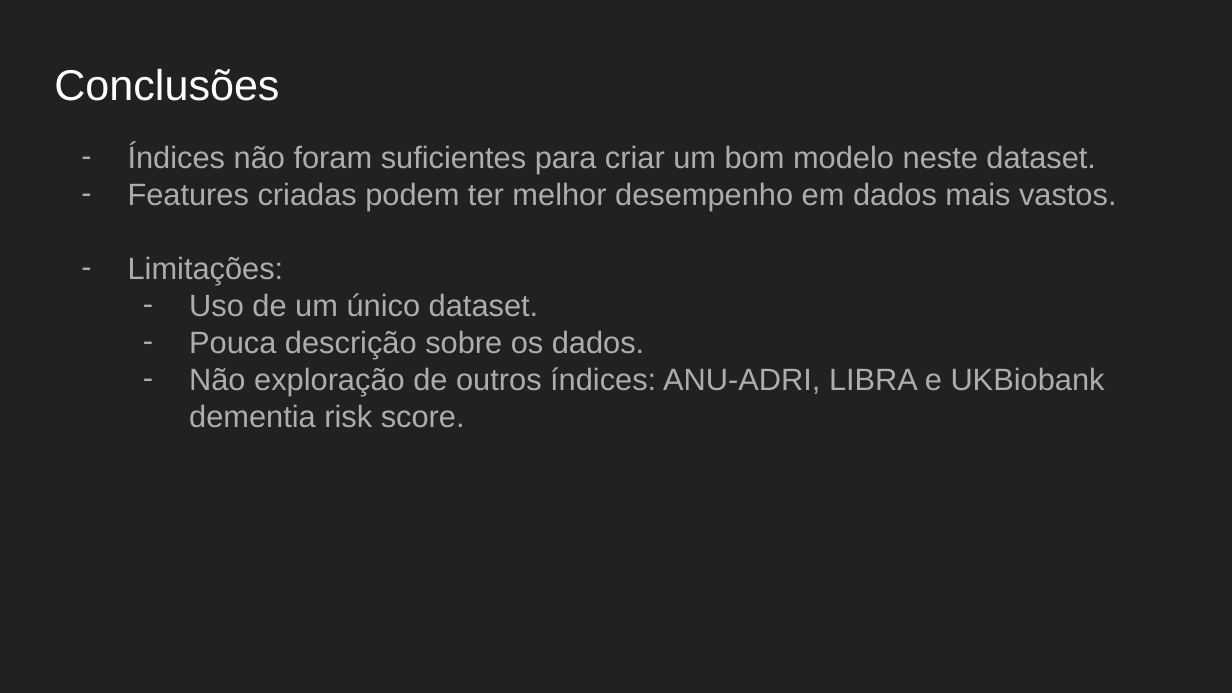
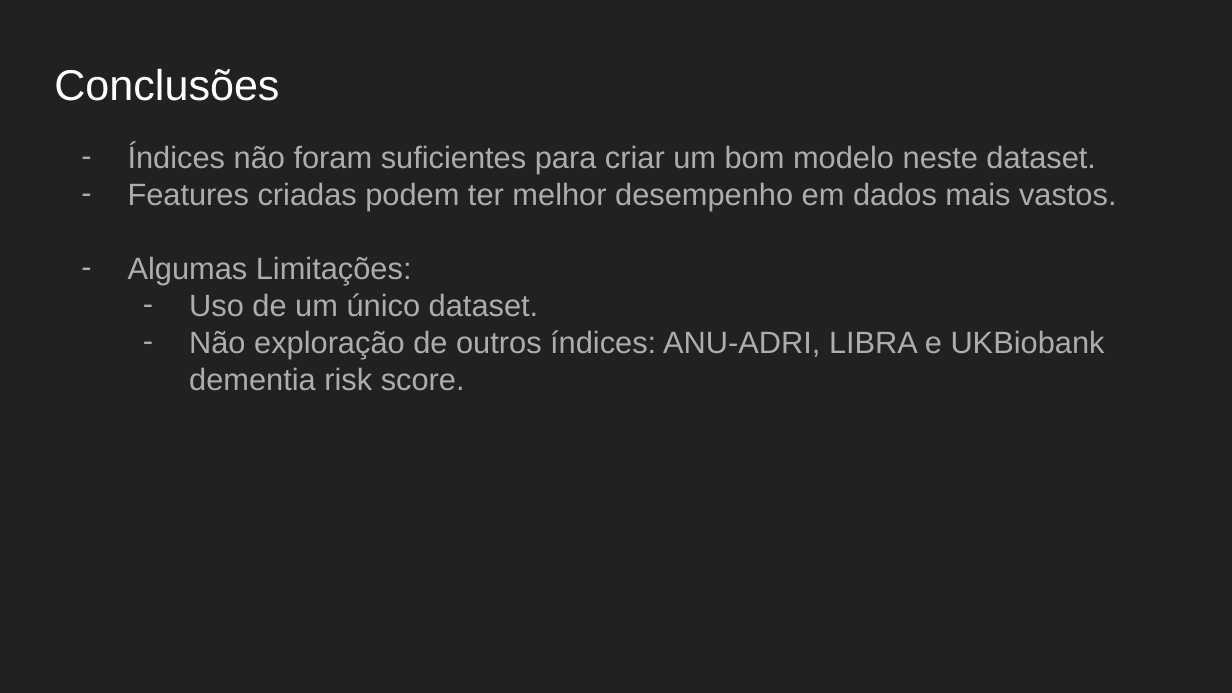
Before and after one commit to Dpbm/mestrado-aulas, a slide deck: slide 9 of mineracao-de-dados/trabalho/apresentacao/Projeto Mineração de Dados.pptx. Drawn at 1232x693 pixels with LibreOffice and Linux fonts; fonts in the diff are those of the drawing. Boxes give left, top, right and bottom in pixels: in the first picture for what was removed or moved away, otherwise in the second. Text is boxed around its words. In the diff, an @@ line names an element or a change of style, - is before the commit and + after.

```diff
--- a/mineracao-de-dados/trabalho/apresentacao/Projeto Mineração de Dados.pptx
+++ b/mineracao-de-dados/trabalho/apresentacao/Projeto Mineração de Dados.pptx
@@ text at (x1=128, y1=256, x2=412, y2=284): text changed @@
-– Limitações:
+– Algumas Limitações:
@@ text at (x1=189, y1=330, x2=644, y2=358): paragraph removed @@
-– Pouca descrição sobre os dados.
```
Also in this commit, not shown: 2 other slides changed, 2 other files.
